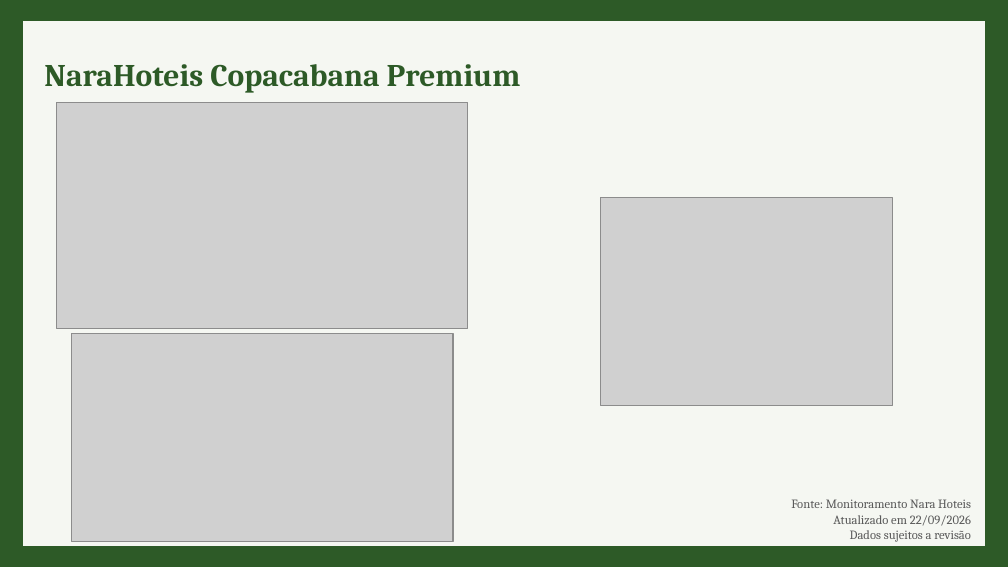
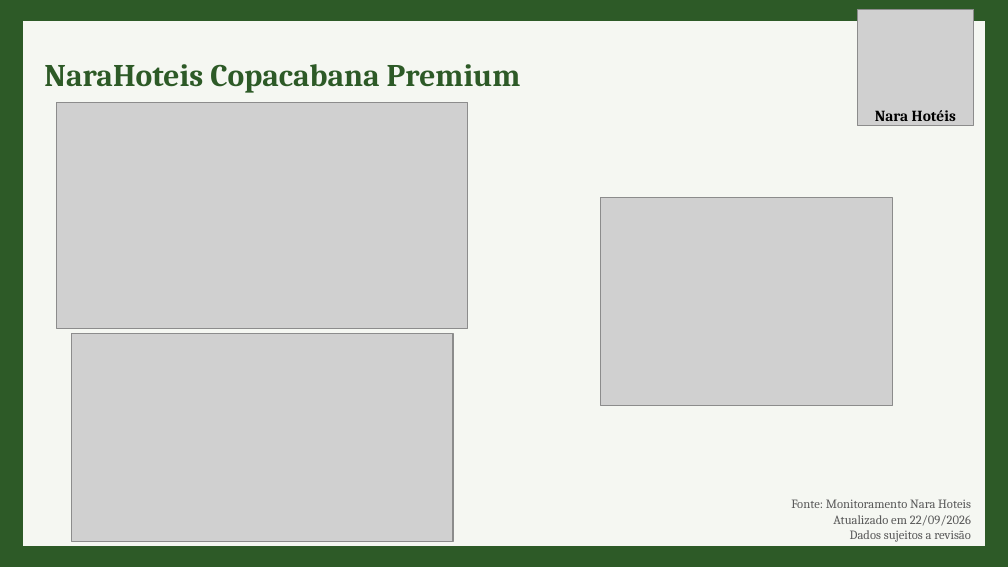
Before and after one commit to danicarvalho-1995/Nara-Hoteis, a slide deck: slide 10 of Nara Hotéis_23.09.pptx. Drawn at 1008x567 pixels with LibreOffice and Linux fonts; fonts in the diff are those of the drawing; grey boxes stand for pictures. Boxes give left, top, right and bottom in pixels: in the first picture for what was removed or moved away, otherwise in the second. Text is boxed around its words. In the diff, an @@ line names an element or a change of style, - is before the commit and + after.

```diff
--- a/Nara Hotéis_23.09.pptx
+++ b/Nara Hotéis_23.09.pptx
@@ picture added at [857,9,973,125] @@
@@ text added at [875,110,956,126], 11 pt, text #000000, bold @@
+Nara Hotéis
```
Also in this commit, not shown: 1 other slide changed.
